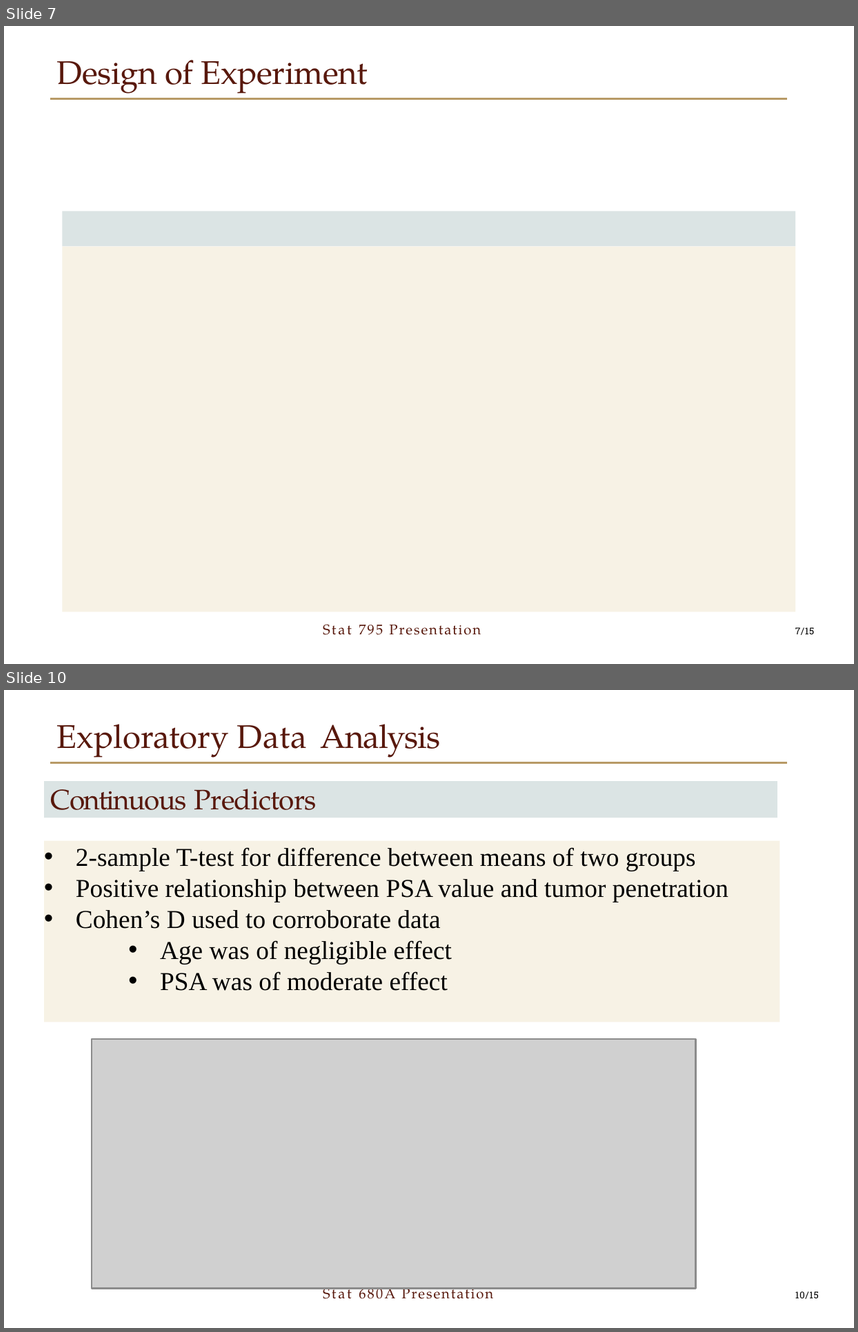
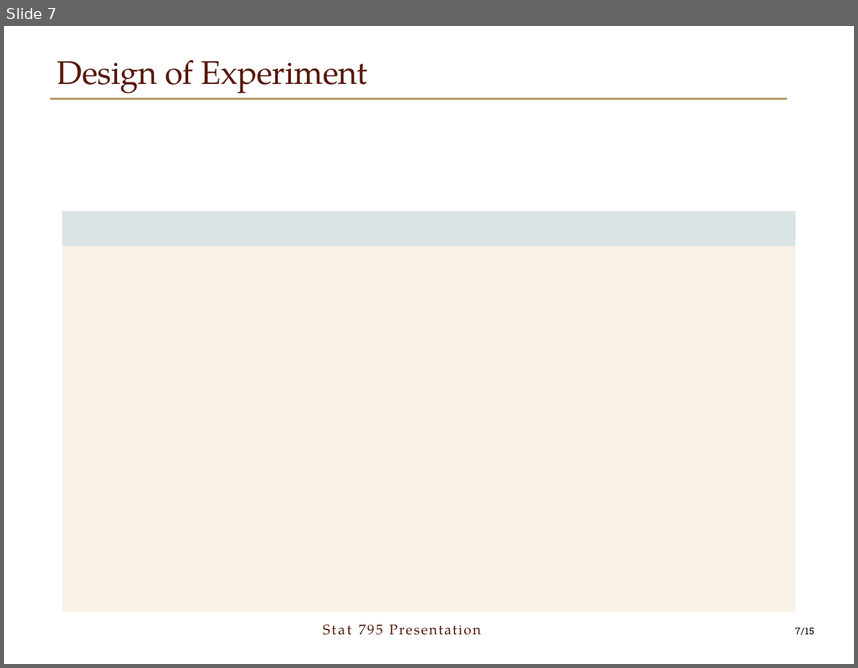
Before and after one commit to boygloyd/Stat795_Final_Project, a slide deck: Presentation/795 PowerPoint.pptx. Shown one above the other, each under a label of ours: slides 7 and 10 before the commit, slide 7 after it; the slides between them are not shown. The pictures are 858x1332 and 858x668 pixels, drawn with LibreOffice and Linux fonts; fonts in the diff are those of the drawing; grey boxes stand for pictures; background and template pictures are left out. Boxes give left, top, right and bottom in pixels: in the first picture for what was removed or moved away, otherwise in the second. Text is boxed around its words. In the diff, an @@ line names an element or a change of style, - is before the commit and + after.

```diff
--- a/Presentation/795 PowerPoint.pptx
+++ b/Presentation/795 PowerPoint.pptx
@@ slide 10 removed at [4,690,854,1328], background #FFFFFF; not listed: 1 template element that a slide beside it also shows @@
@@ text removed at [57,724,440,758] @@
-Exploratory Data Analysis
@@ freeform shape removed at [45,781,778,818] @@
@@ text removed at [51,789,317,810] @@
-Continuous Predictors
@@ freeform shape removed at [45,840,780,1023] @@
-• 2-sample T-test for difference between means of two groups
-• Positive relationship between PSA value and tumor penetration
-• Cohen’s D used to corroborate data
-  • Age was of negligible effect
-  • PSA was of moderate effect
@@ picture removed at [92,1039,695,1289] @@
@@ text removed at [401,1284,493,1299] @@
-Stat 680A Presentation
@@ page number removed at [795,1292,819,1299] @@
-10/15
```
Also in this commit, not shown: 10 other slides removed.
